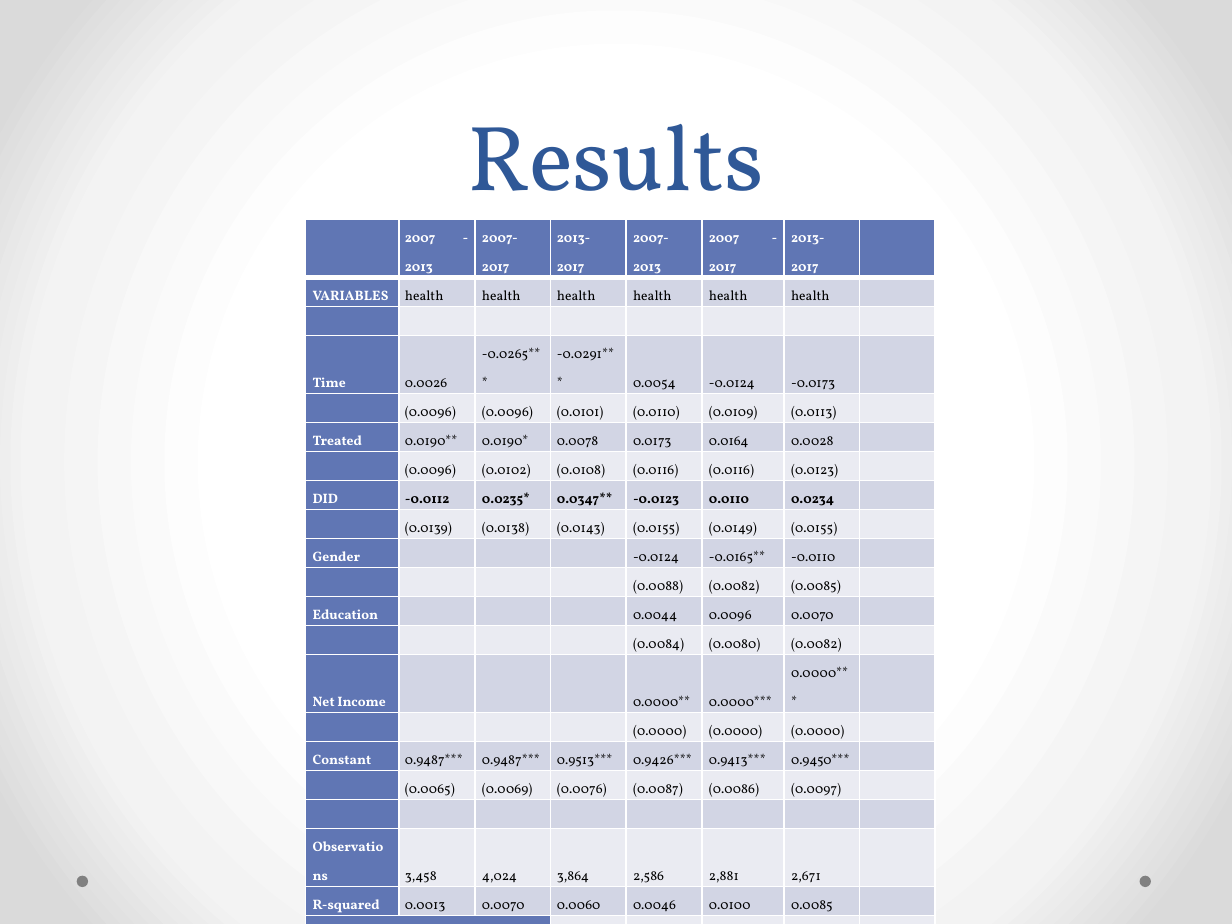
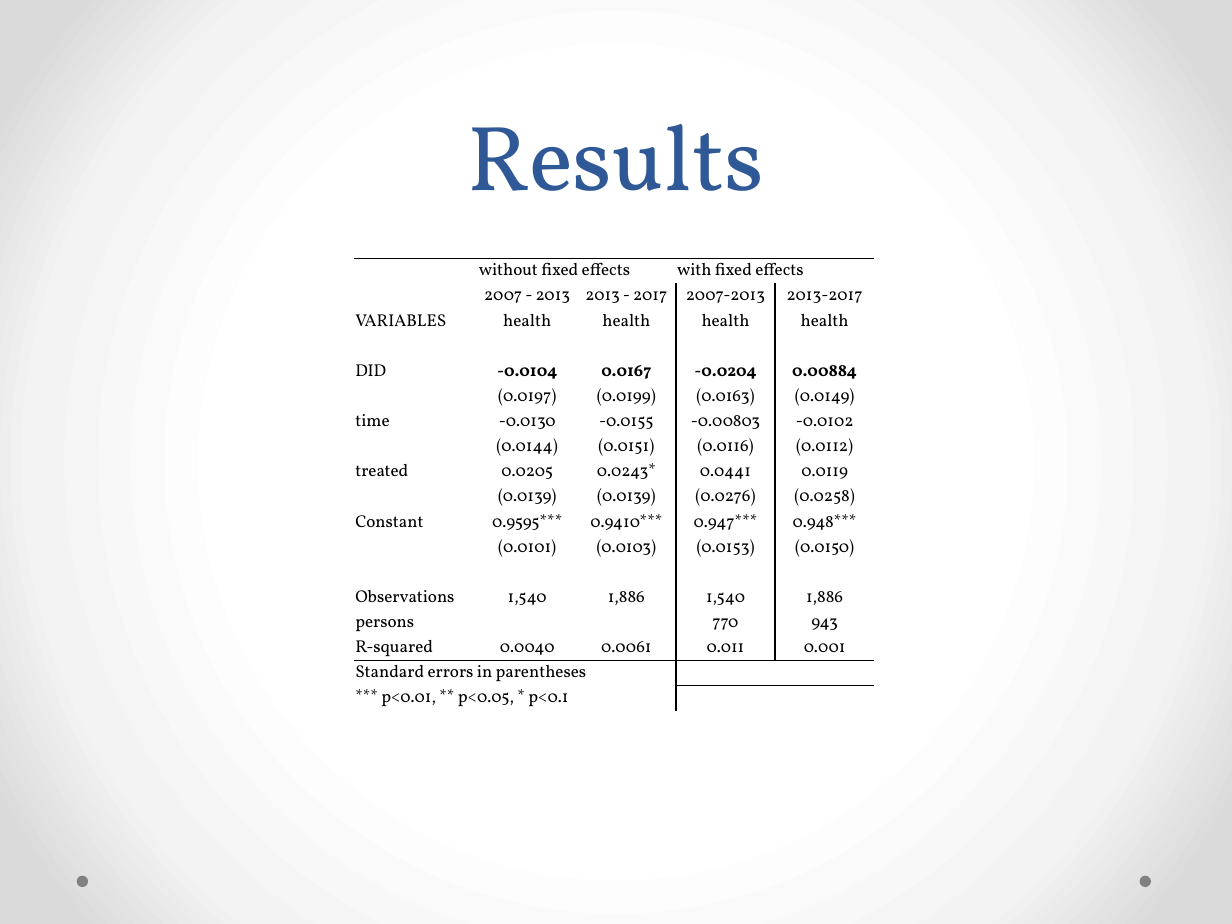
Before and after one commit to NielsvanOpstal/wealthy-healthy, a slide deck: slide 7 of presentation/presentatie.pptx (slide 6 before the commit). Drawn at 1232x924 pixels with LibreOffice and Linux fonts; fonts in the diff are those of the drawing. Boxes give left, top, right and bottom in pixels: in the first picture for what was removed or moved away, otherwise in the second. Text is boxed around its words. In the diff, an @@ line names an element or a change of style, - is before the commit and + after.

```diff
--- a/presentation/presentatie.pptx
+++ b/presentation/presentatie.pptx
@@ table removed at [306,219,935,920], 22 rows, 8 columns @@
- | 2007 - 2013 | 2007- 2017 | 2013- 2017 | 2007- 2013 | 2007 - 2017 | 2013- 2017 | 
-VARIABLES | health | health | health | health | health | health | 
- |  |  |  |  |  |  | 
-Time | 0.0026 | -0.0265*** | -0.0291*** | 0.0054 | -0.0124 | -0.0173 | 
- | (0.0096) | (0.0096) | (0.0101) | (0.0110) | (0.0109) | (0.0113) | 
-Treated | 0.0190** | 0.0190* | 0.0078 | 0.0173 | 0.0164 | 0.0028 | 
- | (0.0096) | (0.0102) | (0.0108) | (0.0116) | (0.0116) | (0.0123) | 
-DID | -0.0112 | 0.0235* | 0.0347** | -0.0123 | 0.0110 | 0.0234 | 
- | (0.0139) | (0.0138) | (0.0143) | (0.0155) | (0.0149) | (0.0155) | 
-Gender |  |  |  | -0.0124 | -0.0165** | -0.0110 | 
- |  |  |  | (0.0088) | (0.0082) | (0.0085) | 
-Education |  |  |  | 0.0044 | 0.0096 | 0.0070 | 
- |  |  |  | (0.0084) | (0.0080) | (0.0082) | 
-Net Income |  |  |  | 0.0000** | 0.0000*** | 0.0000*** | 
- |  |  |  | (0.0000) | (0.0000) | (0.0000) | 
-Constant | 0.9487*** | 0.9487*** | 0.9513*** | 0.9426*** | 0.9413*** | 0.9450*** | 
- | (0.0065) | (0.0069) | (0.0076) | (0.0087) | (0.0086) | (0.0097) | 
- |  |  |  |  |  |  | 
-Observations | 3,458 | 4,024 | 3,864 | 2,586 | 2,881 | 2,671 | 
-R-squared | 0.0013 | 0.0070 | 0.0060 | 0.0046 | 0.0100 | 0.0085 | 
-Standard errors in parentheses |  |  |  |  |  |  | 
-*** p<0.01, ** p<0.05, * p<0.1 |  |  |  |  |  |  | 
@@ table added at [354,259,871,711], 18 rows, 5 columns @@
+ | without fixed effects |  | with fixed effects | 
+ | 2007 - 2013 | 2013 - 2017 | 2007-2013 | 2013-2017
+VARIABLES | health | health | health | health
+ |  |  |  | 
+DID | -0.0104 | 0.0167 | -0.0204 | 0.00884
+ | (0.0197) | (0.0199) | (0.0163) | (0.0149)
+time | -0.0130 | -0.0155 | -0.00803 | -0.0102
+ | (0.0144) | (0.0151) | (0.0116) | (0.0112)
+treated | 0.0205 | 0.0243* | 0.0441 | 0.0119
+ | (0.0139) | (0.0139) | (0.0276) | (0.0258)
+Constant | 0.9595*** | 0.9410*** | 0.947*** | 0.948***
+ | (0.0101) | (0.0103) | (0.0153) | (0.0150)
+ |  |  |  | 
+Observations | 1,540 | 1,886 | 1,540 | 1,886
+persons |  |  | 770 | 943
+R-squared | 0.0040 | 0.0061 | 0.011 | 0.001
+Standard errors in parentheses |  |  |  | 
+*** p<0.01, ** p<0.05, * p<0.1 |  |  |  | 
```
Also in this commit, not shown: 3 other slides changed, 2 slides added, 1 other file.
